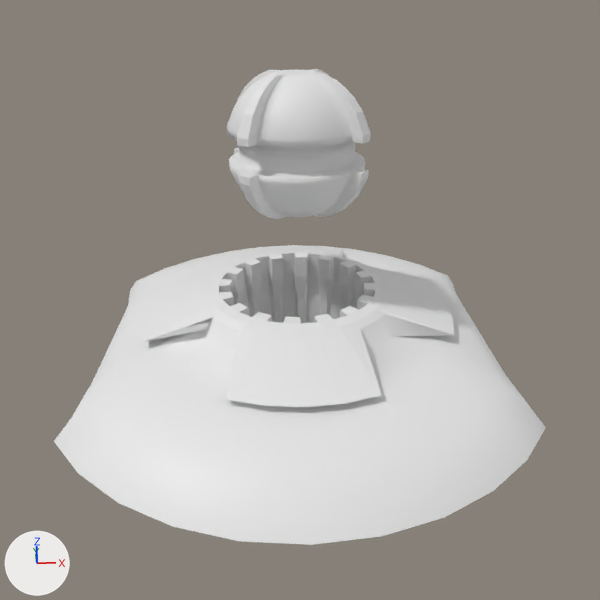
The Blender file 3D/outfits/grenadelauncher.blend as it was, and as the next commit left it.
Before and after are seen from the file's camera 'Camera'. The lights are fixed; the arrows at lower left show +X, +Y and +Z. Materials are left out; every surface is plain grey.
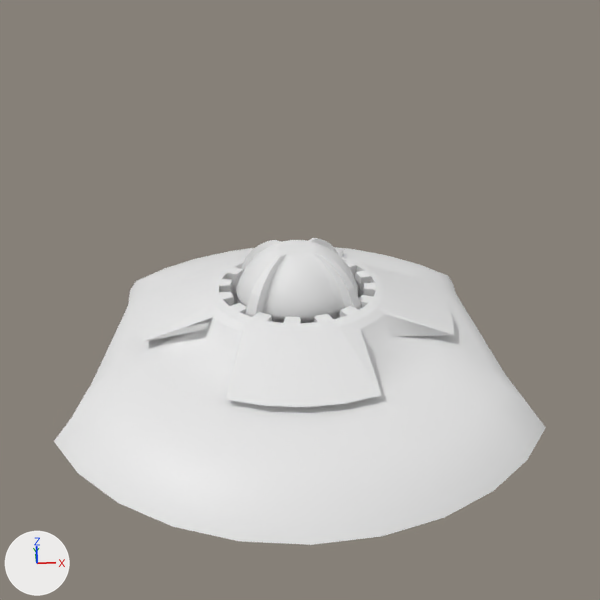
Scene script edits in JSON lines:
```json
{"op": "set", "path": "ob_sphere_002.location", "old": "(0.0, 0.0, 0.811)", "new": "(0.0, 0.0, 0.2)"}
```

Boxes (x1, y1, x2, y2) around the edits, measured in the pictures (600 x 600 px):
```json
{"object": "Sphere.002", "change": "moved", "before": [227, 69, 371, 219], "after": [236, 238, 361, 323]}
{"object": "Sphere.001", "change": "unchanged, covered by the edit", "before": [248, 298, 344, 323]}
```
